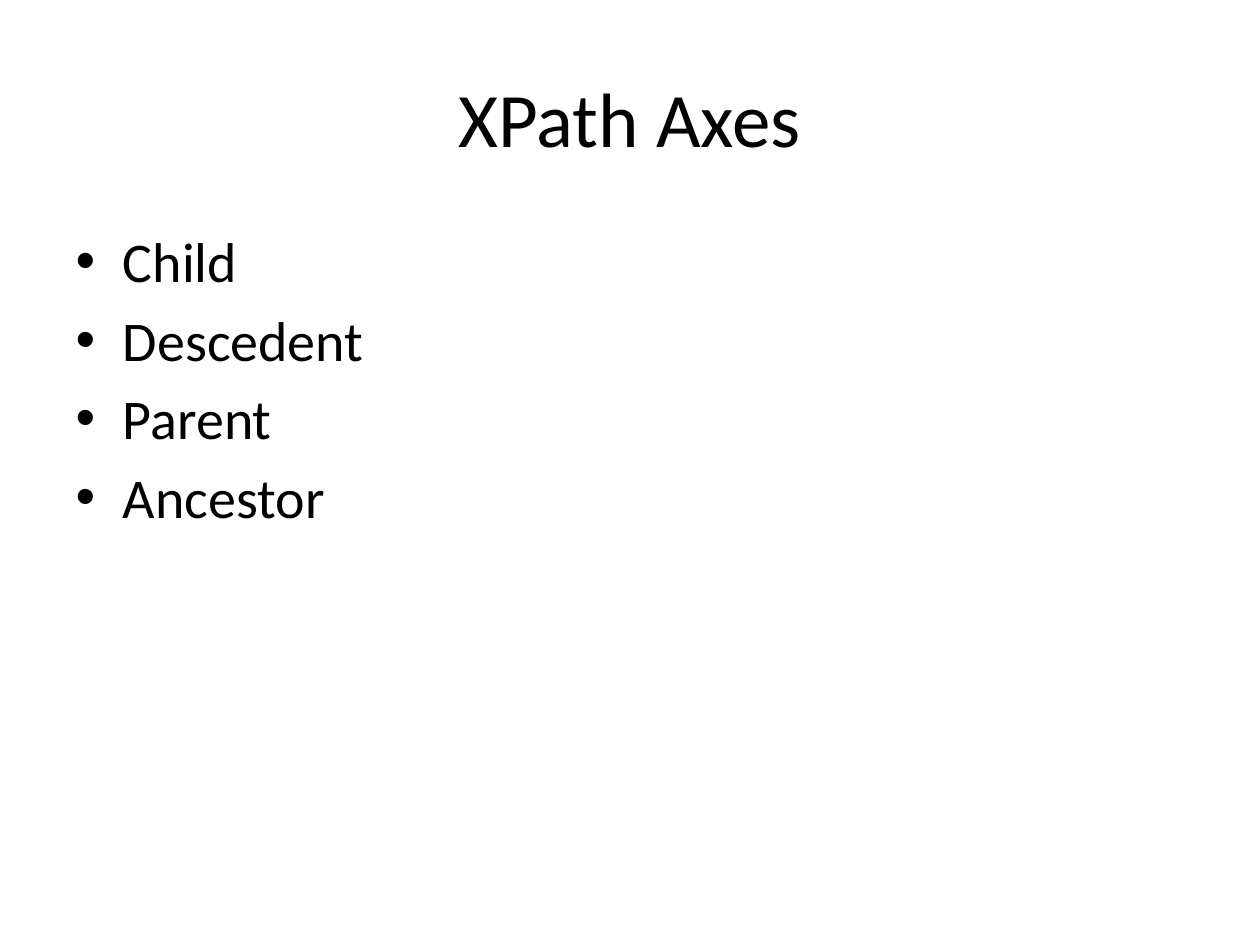
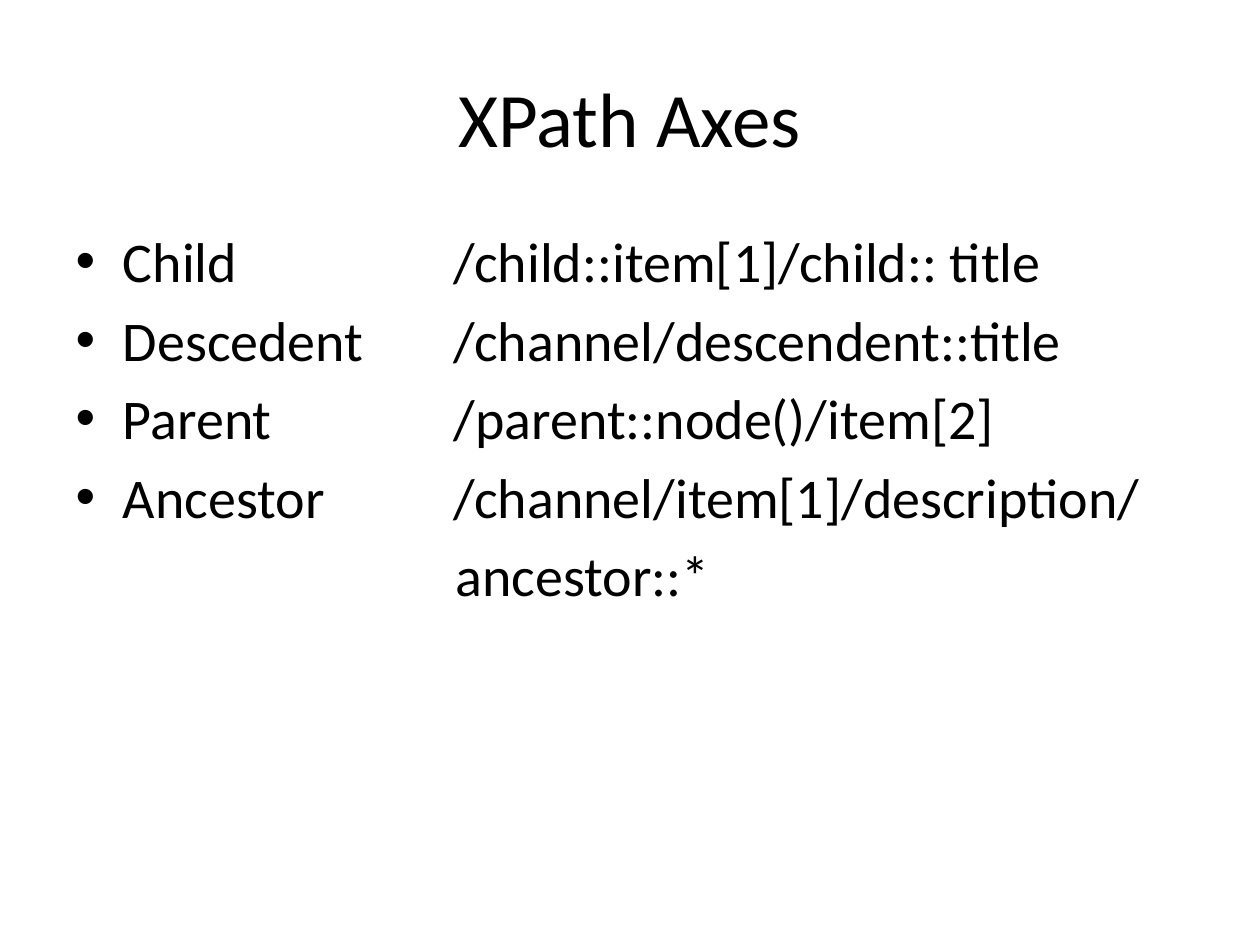
Before and after one commit to liujy10/Backyard-of-IExploring, a slide deck: slide 8 of lecture_sjk(draft).pptx (slide 5 before the commit). Drawn at 1260x945 pixels with LibreOffice and Linux fonts; fonts in the diff are those of the drawing. Boxes give left, top, right and bottom in pixels: in the first picture for what was removed or moved away, otherwise in the second. Text is boxed around its words. In the diff, an @@ line names an element or a change of style, - is before the commit and + after.

Commit message:
A preliminary revised version of XPath and XQuery

```diff
--- a/lecture_sjk(draft).pptx
+++ b/lecture_sjk(draft).pptx
@@ text at (x1=123, y1=241, x2=1140, y2=597): text changed @@
-• Child
-• Descedent
-• Parent
-• Ancestor
+• Child /child::item[1]/child:: title
+• Descedent /channel/descendent::title
+• Parent /parent::node()/item[2]
+• Ancestor /channel/item[1]/description/
+ancestor::*
```
Also in this commit, not shown: 5 other slides changed, 6 slides added, 3 slides removed.
